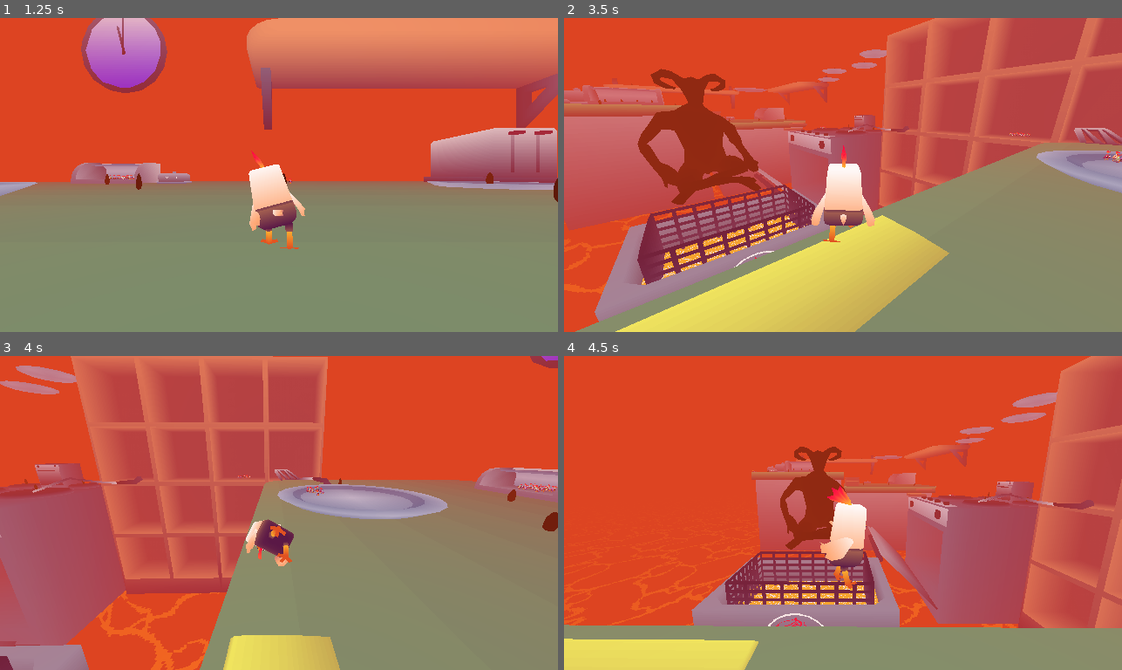
Above: before the commit, frames 1-4 (two rows, left to right).
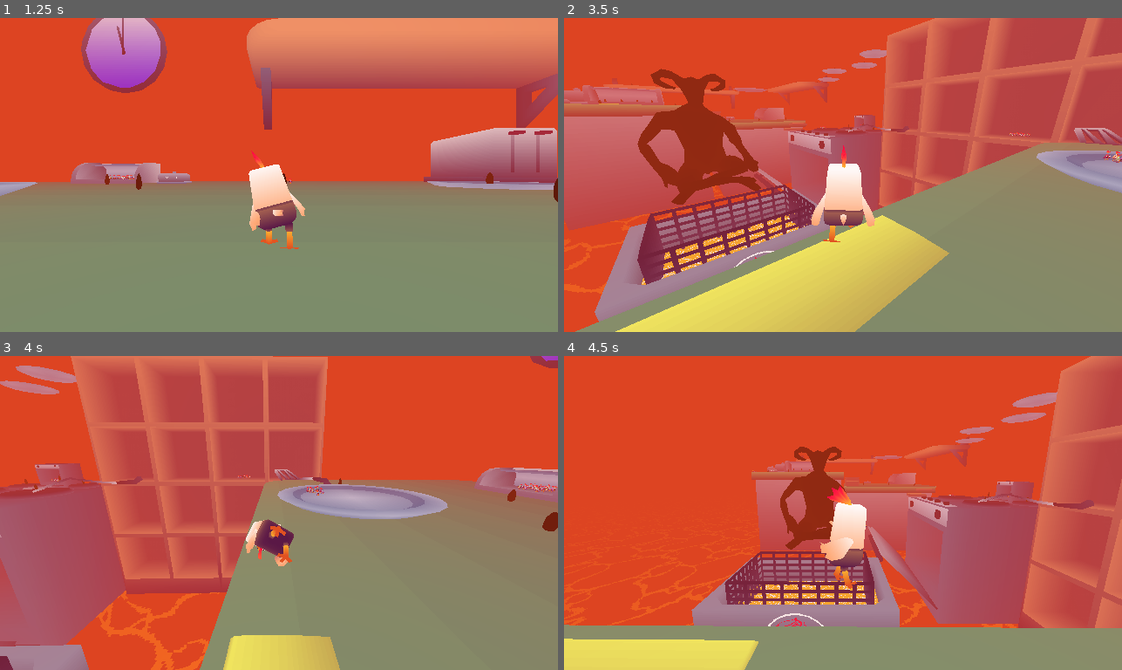
Above: after the commit, the same moments.

Repository: Cucumber-Maki/UoP-2025
Game: Godot game, scene res://scenes/splashScreen/splashScreen.tscn
The game is run twice, just before and just after one commit, with the same random seed, the same clock (stepped at 60 frames per second) and the same inputs.
Inputs (mouse positions are in pixels of both pictures, inside the frame that each line leads up to):
- Up to frame 1 (1.25 s): tap Enter at 0.5 s; move the mouse to (401, 159) at 0.52 s; hold D (player_move_right) from 0.53 s (still down); tap E (player_interact) at 0.6 s; tap Space (player_move_jump) at 0.77 s
- Up to frame 2 (3.5 s): move the mouse to (815, 175) at 1.27 s; release D (player_move_right) at 1.28 s; hold W (player_move_forward) from 1.28 s (still down); tap E (player_interact) at 1.35, 2.1, 2.85 s; tap Space (player_move_jump) at 1.52, 3.02 s; move the mouse to (854, 168) at 2.02 s; move the mouse to (837, 181) at 2.77 s
- Up to frame 3 (4 s): keep holding W (player_move_forward); move the mouse to (323, 516) at 3.52 s; tap E (player_interact) at 3.6 s; tap Space (player_move_jump) at 3.77 s
- Up to frame 4 (4.5 s): keep holding W (player_move_forward); move the mouse to (798, 509) at 4.27 s; tap E (player_interact) at 4.35 s

Frame 1 is identical in both runs. In frame 2, less than 0.1% of the frame differs, in the area x 6-54%, y 27-36%; in frame 3, 0.1%, in the area x 4-12%, y 35-43%; in frame 4, less than 0.1%.

Commit message:
???: ???.

Diff:
--- a/assets/entities/chickkin/chickkin.gd
+++ b/assets/entities/chickkin/chickkin.gd
@@ -25,7 +25,7 @@
 			return;
 
 		if (m_claimed):
-			Player.s_instance.m_chickkins.append(self);
+			Player.s_instance.m_chickkins.push_front(self);
 			onClaim.emit();
 		else:
 			Player.s_instance.m_chickkins.erase(self);
--- a/assets/entities/seed/seed.gd
+++ b/assets/entities/seed/seed.gd
@@ -3,11 +3,8 @@
 signal seed_collected
 
 func _ready() -> void:
-	SeedManager.remainingSeeds += 1;
+	get_parent().remainingSeeds += 1;
 	seed_collected.connect(get_parent().collectSeed)
-
-func _exit_tree() -> void:
-	SeedManager.remainingSeeds -= 1;
 
 func _on_area_3d_body_entered(body: Node3D) -> void:
 	var playerBody := body as Player
--- a/assets/entities/seed/seedManager.gd
+++ b/assets/entities/seed/seedManager.gd
@@ -1,7 +1,7 @@
 extends Node
 class_name SeedManager;
 
-static var remainingSeeds : int = 0;
+var remainingSeeds : int = 0;
 
 func _ready() -> void:
 	ScoreState.m_seedCount = 0;
@@ -10,7 +10,10 @@
 func collectSeed() -> void:
 	Console.log("Seed collected.");
 	ScoreState.m_seedCount += 1
+	remainingSeeds -= 1;
 	$CollectAudio.play()
+	if (remainingSeeds <= 0):
+		GameState.changeScene("res://scenes/leaderboard/leaderboard.tscn");
 
 func _process(delta: float) -> void:
 	ScoreState.m_time += delta;
--- a/assets/misc/chickkinPath/chickkinPath.tscn
+++ b/assets/misc/chickkinPath/chickkinPath.tscn
@@ -4,3 +4,4 @@
 
 [node name="ChickkinPath" type="Node3D"]
 script = ExtResource("1_imye6")
+m_pathMaxLength = 500.0
--- a/prefabs/level1.tscn
+++ b/prefabs/level1.tscn
@@ -148,6 +148,9 @@
 [node name="Oven2" parent="Environment" instance=ExtResource("12_4siyy")]
 transform = Transform3D(-8.74228e-09, 0, 0.2, 0, 0.2, 0, -0.2, 0, -8.74228e-09, 76, -4, -92)
 
+[node name="Oven Door" parent="Environment/Oven2" index="1"]
+transform = Transform3D(1, 3.23396e-10, -3.09899e-09, 3.11384e-09, -0.0682765, 0.997667, 1.11044e-10, -0.997667, -0.0682765, 0, 5, -20)
+
 [node name="Bread Bin2" parent="Environment" instance=ExtResource("14_r444d")]
 transform = Transform3D(-8.74228e-08, 0, 2, 0, 2, 0, -2, 0, -8.74228e-08, 57, 0, -185)
 
@@ -232,6 +235,9 @@
 
 [node name="god" parent="Environment" instance=ExtResource("23_jbhi1")]
 transform = Transform3D(23, 0, 0, 0, 23, 0, 0, 0, 23, 1.06878, -32.0686, -73.099)
+
+[node name="Podium" parent="Environment" instance=ExtResource("4_3kluf")]
+transform = Transform3D(1, 0, 0, 0, 1, 0, 0, 0, 1, -22.0072, 8.8, -141.141)
 
 [node name="Seeds" type="Node" parent="."]
 script = ExtResource("4_r1f7g")
@@ -1218,7 +1224,10 @@
 autoplay = true
 script = ExtResource("25_k1so2")
 
+[connection signal="body_entered" from="Environment/Podium/Target" to="Game Logic/Fryer" method="onChickkinBodyEntered"]
 
 [editable path="Game Logic/Podium"]
 [editable path="Environment/Refrigerator"]
 [editable path="Environment/Oven"]
+[editable path="Environment/Oven2"]
+[editable path="Environment/Podium"]
Not shown: 2 places in prefabs/level1.tscn that only renumber resources
